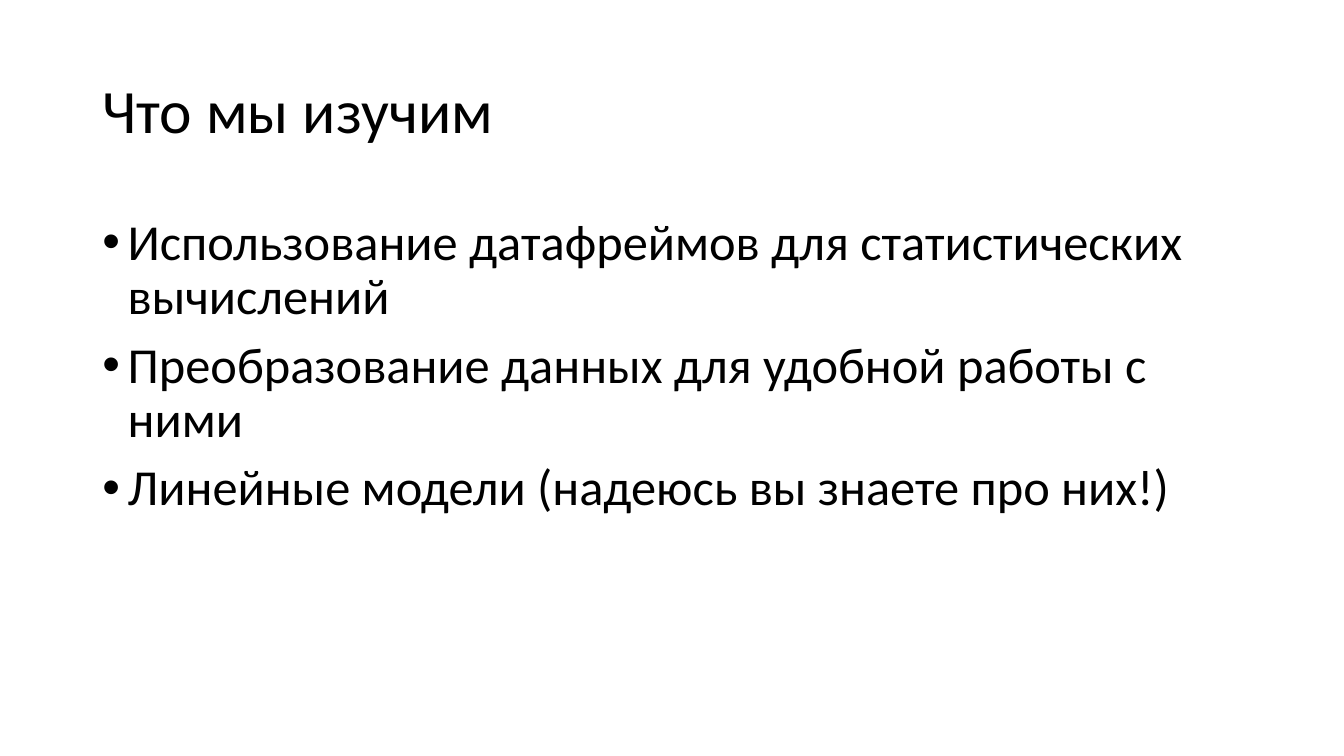
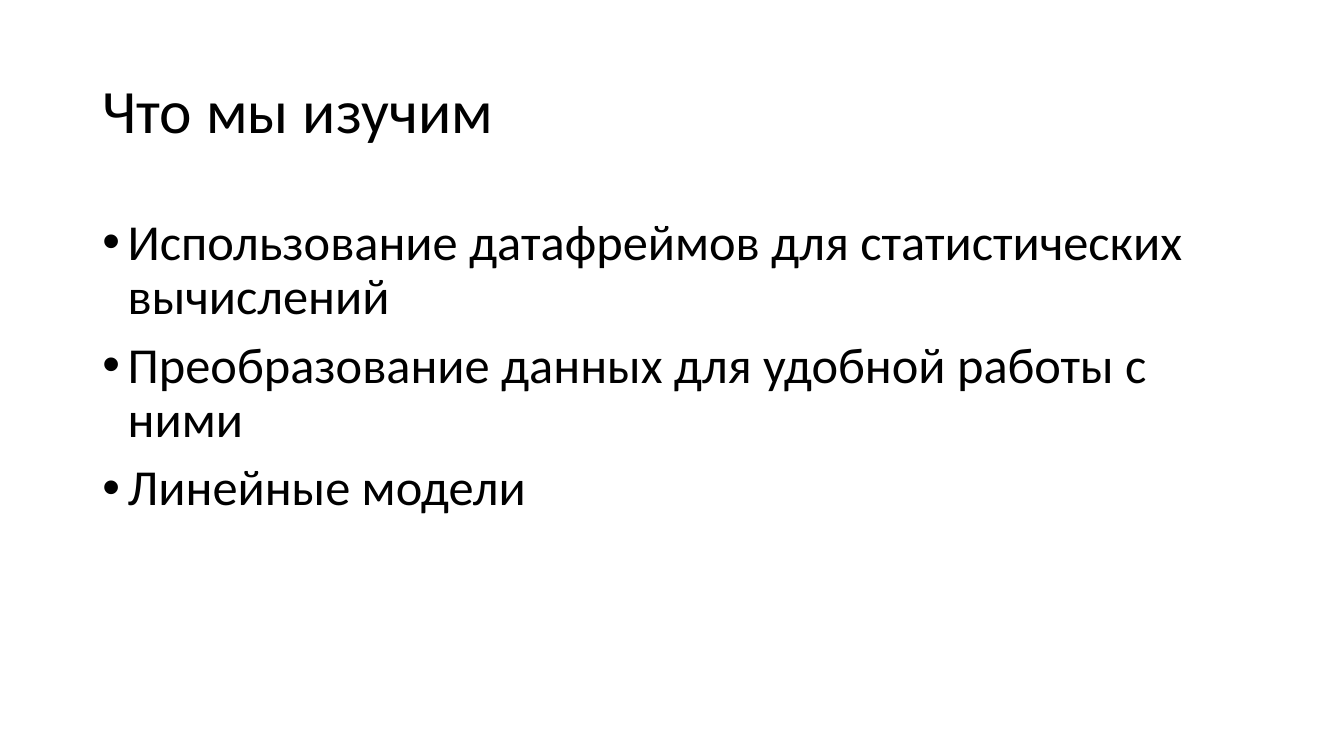
Before and after one commit to zubarevnka/MD-DA-2017, a slide deck: slide 2 of 5.0 Анализ данных. Начало.pptx. Drawn at 1344x756 pixels with LibreOffice and Linux fonts; fonts in the diff are those of the drawing. Boxes give left, top, right and bottom in pixels: in the first picture for what was removed or moved away, otherwise in the second. Text is boxed around its words. In the diff, an @@ line names an element or a change of style, - is before the commit and + after.

```diff
--- a/5.0 Анализ данных. Начало.pptx
+++ b/5.0 Анализ данных. Начало.pptx
@@ text at (128,471,526,514): text changed @@
-• Линейные модели (надеюсь вы знаете про них!)
+• Линейные модели
```
Also in this commit, not shown: 4 slides added.
